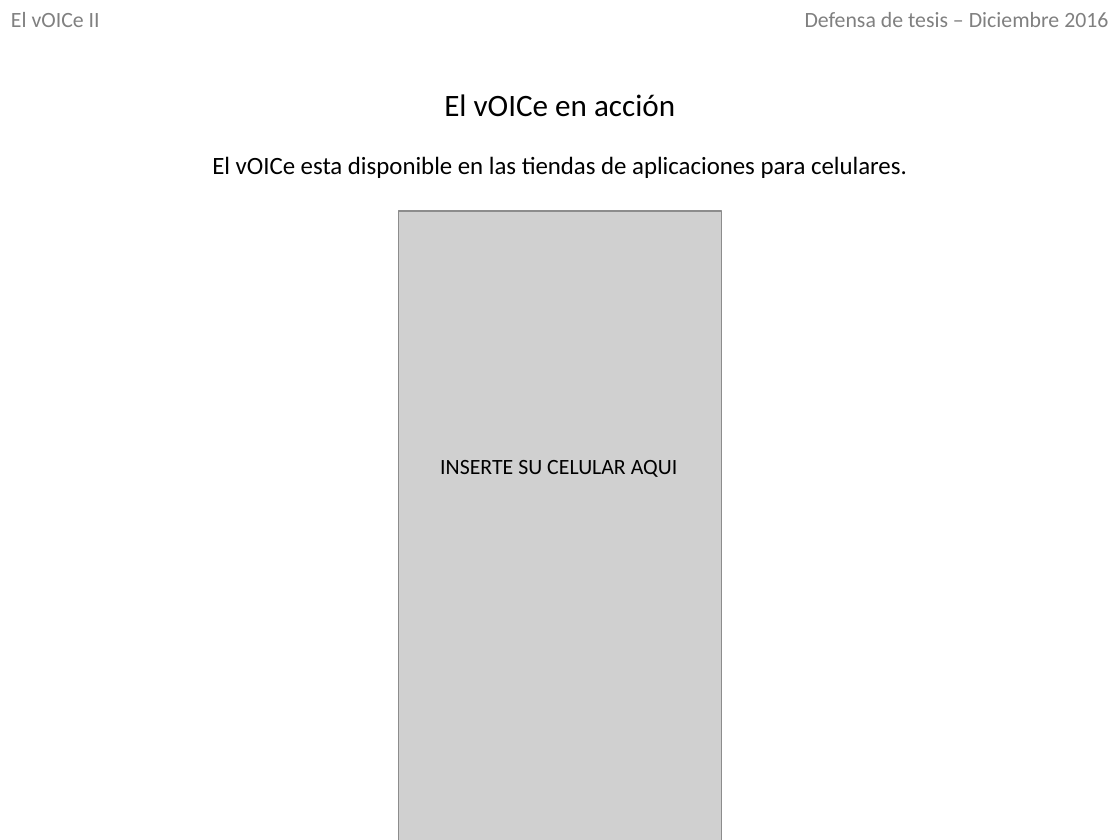
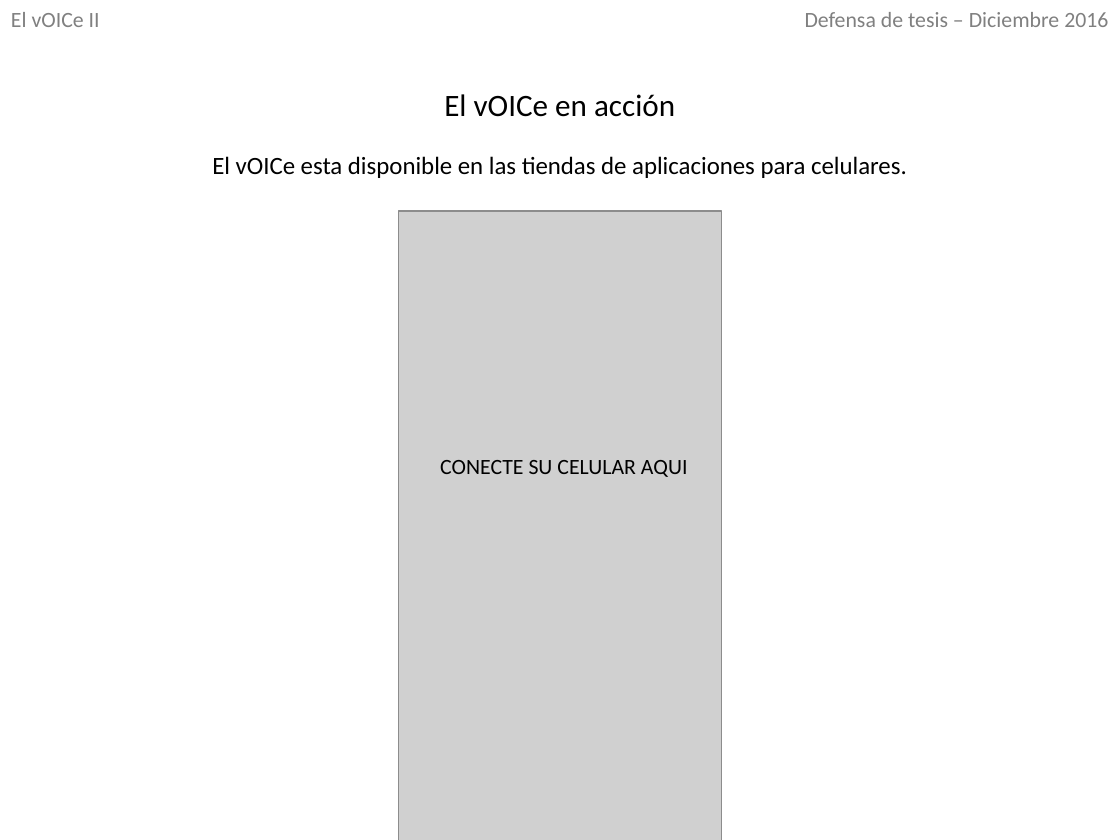
Before and after one commit to IoniUTDT/RedaccionTesis, a slide deck: slide 4 of Defensa/Defensa.pptx. Drawn at 1120x840 pixels with LibreOffice and Linux fonts; fonts in the diff are those of the drawing; grey boxes stand for pictures. Boxes give left, top, right and bottom in pixels: in the first picture for what was removed or moved away, otherwise in the second. Text is boxed around its words. In the diff, an @@ line names an element or a change of style, - is before the commit and + after.

```diff
--- a/Defensa/Defensa.pptx
+++ b/Defensa/Defensa.pptx
@@ text at [440, 460, 688, 477]: text changed @@
-INSERTE SU CELULAR AQUI
+CONECTE SU CELULAR AQUI
```
Also in this commit, not shown: 18 other slides changed, 14 slides added, 6 other files.
